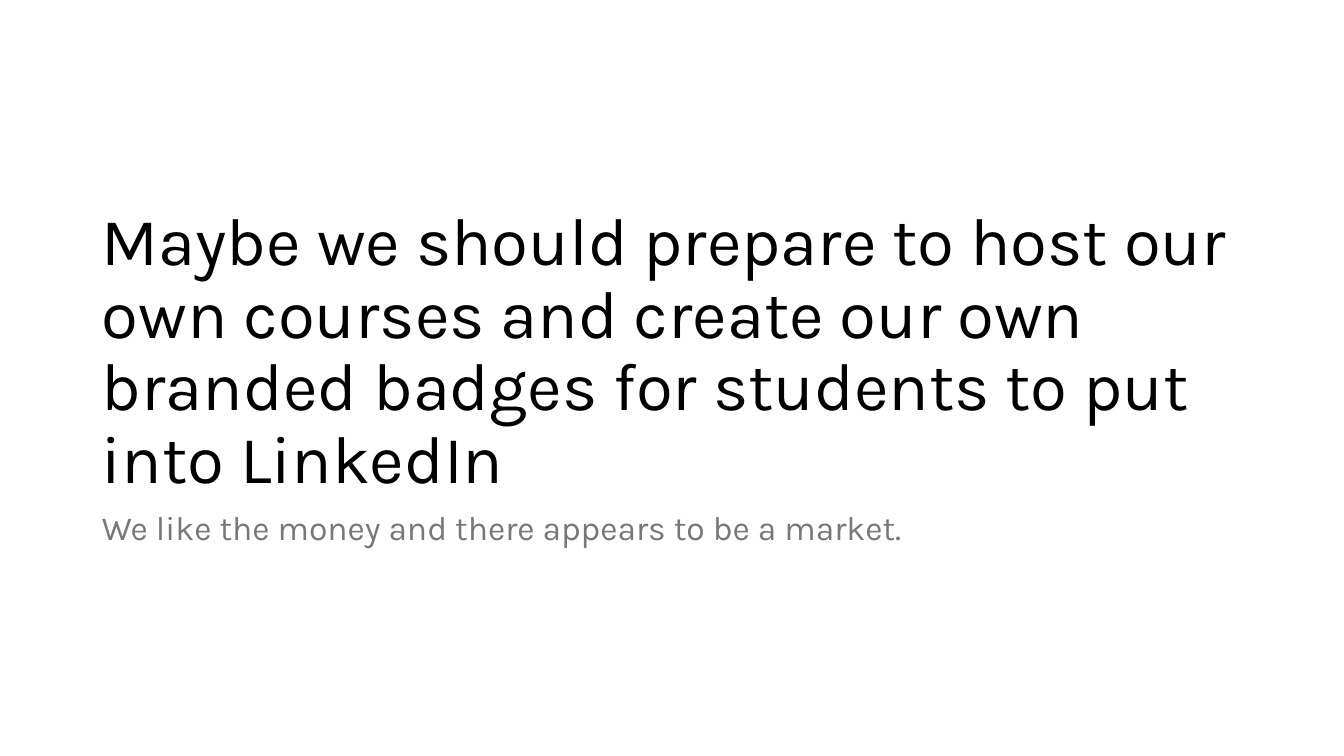
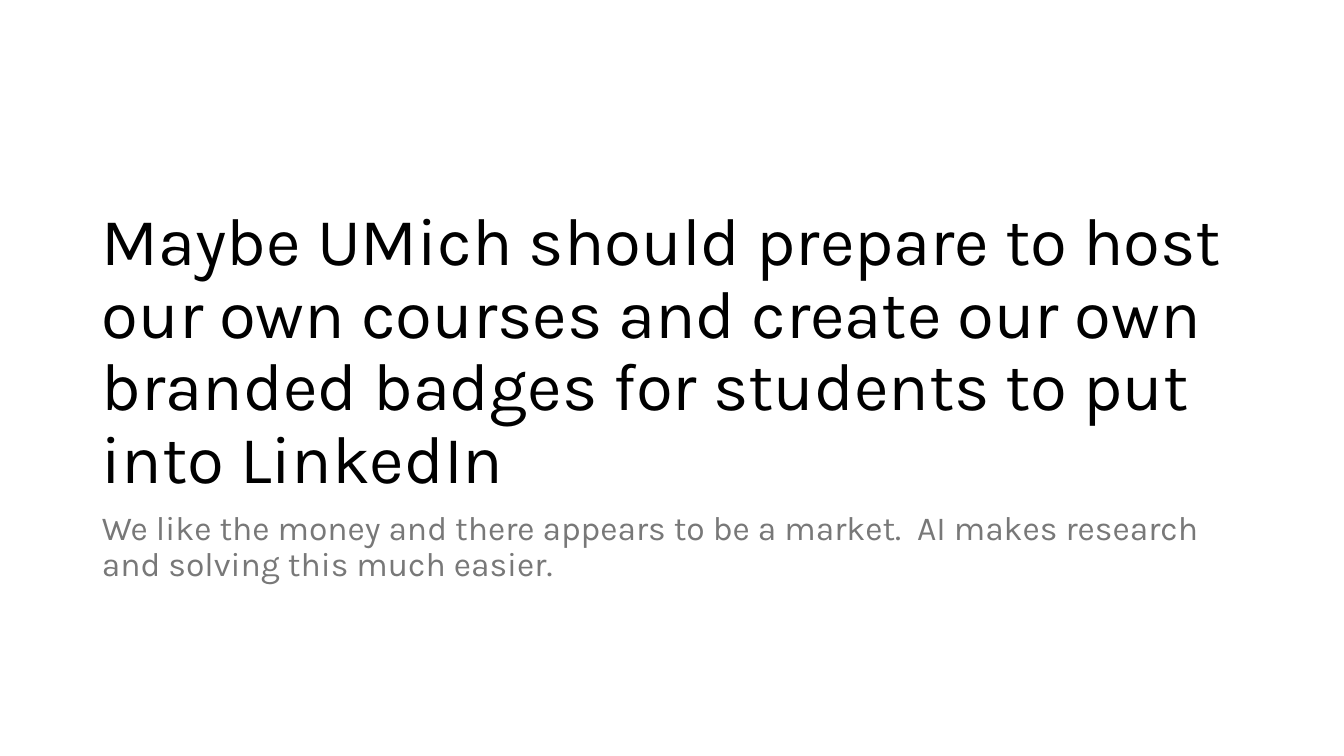
Before and after one commit to csev/talks, a slide deck: slide 6 of 2026/2026-06-VC-Badges.pptx. Drawn at 1344x756 pixels with LibreOffice and Linux fonts; fonts in the diff are those of the drawing. Boxes give left, top, right and bottom in pixels: in the first picture for what was removed or moved away, otherwise in the second. Text is boxed around its words. In the diff, an @@ line names an element or a change of style, - is before the commit and + after.

```diff
--- a/2026/2026-06-VC-Badges.pptx
+++ b/2026/2026-06-VC-Badges.pptx
@@ title at (102, 218, 1221, 484): text changed @@
-Maybe we should prepare to host our own courses and create our own branded badges for students to put into LinkedIn
+Maybe UMich should prepare to host our own courses and create our own branded badges for students to put into LinkedIn
@@ text at (102, 517, 1198, 584): text changed @@
-We like the money and there appears to be a market.
+We like the money and there appears to be a market. AI makes research and solving this much easier.
```
Also in this commit, not shown: 9 other slides changed, 4 other files.
